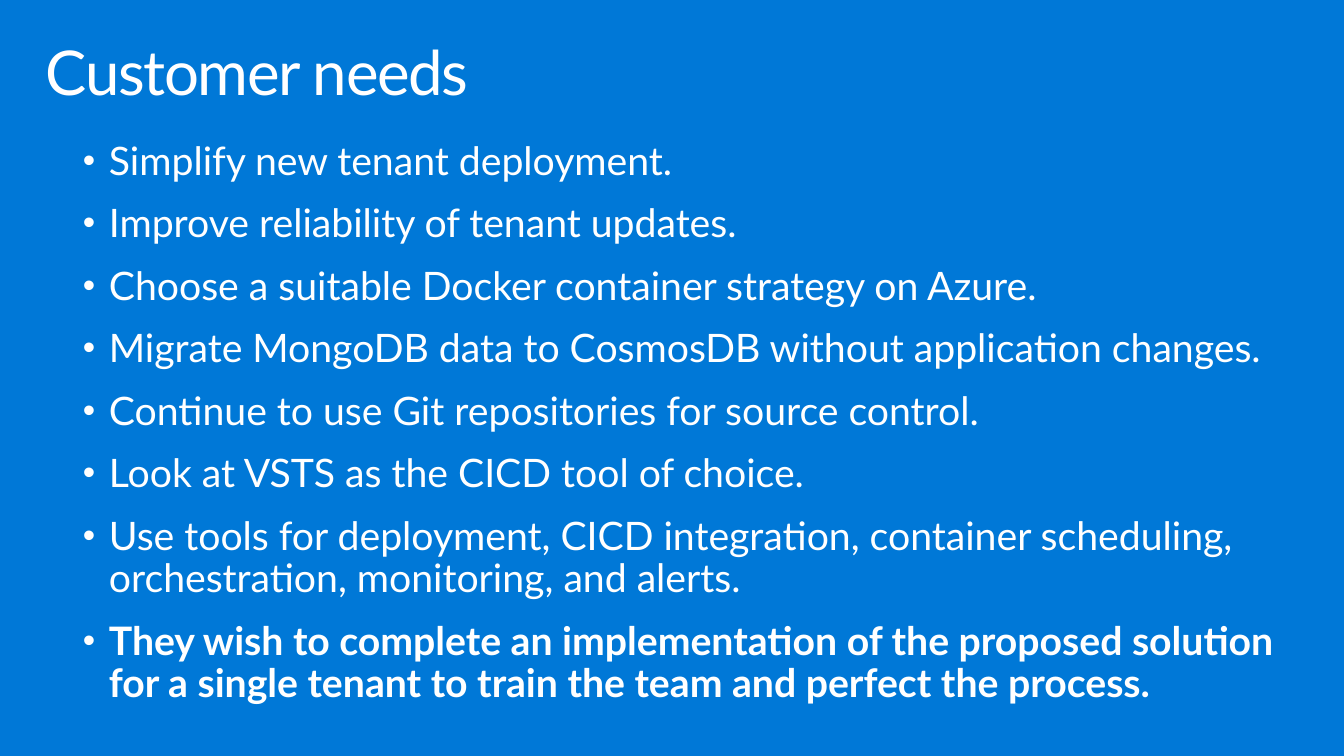
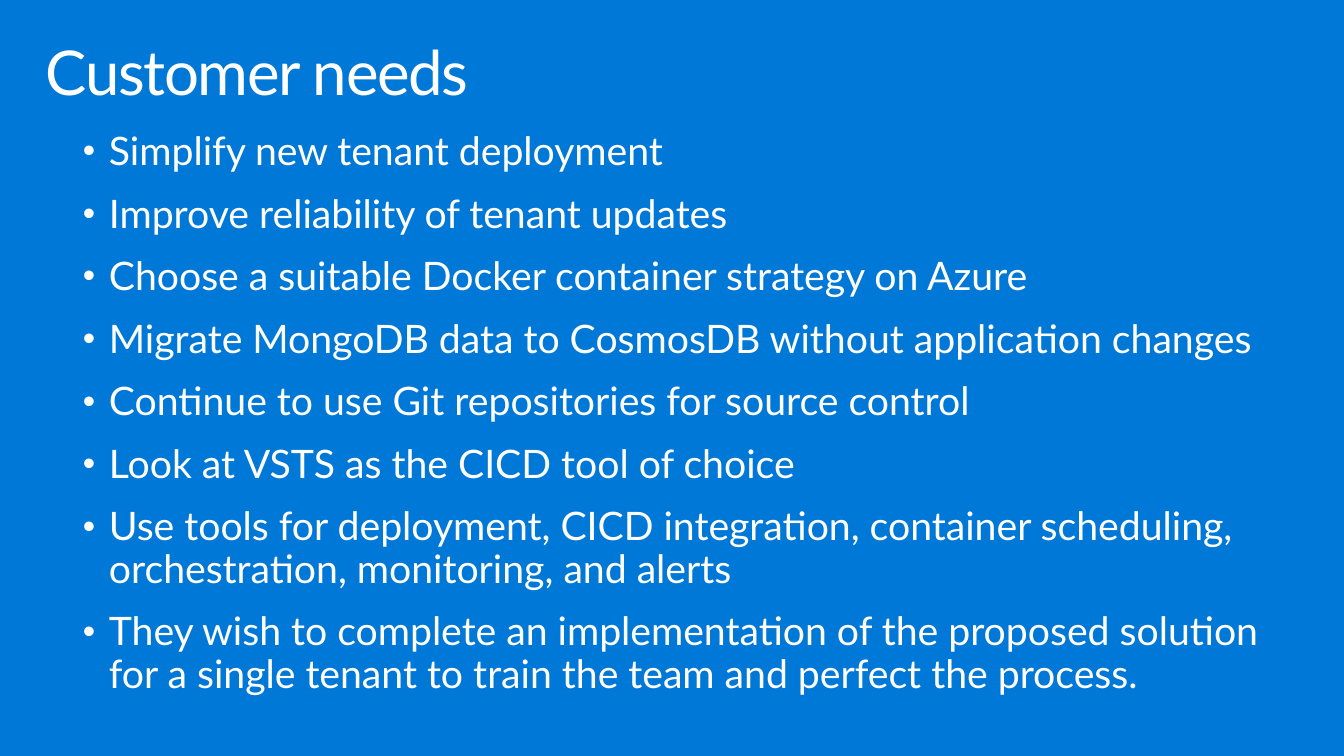
Before and after one commit to yaoshixin007/MCW-Containers-and-DevOps, a slide deck: slide 11 of WDS/Whiteboard design session trainer presentation - Containers and DevOps.pptx. Drawn at 1344x756 pixels with LibreOffice and Linux fonts; fonts in the diff are those of the drawing. Boxes give left, top, right and bottom in pixels: in the first picture for what was removed or moved away, otherwise in the second. Text is boxed around its words. In the diff, an @@ line names an element or a change of style, - is before the commit and + after.

```diff
--- a/WDS/Whiteboard design session trainer presentation - Containers and DevOps.pptx
+++ b/WDS/Whiteboard design session trainer presentation - Containers and DevOps.pptx
@@ text "Simplify new tenant deployment": place and size @@
-text "Simplify new tenant deployment" at (109, 146, 1273, 704)
+text "Simplify new tenant deployment" at (109, 136, 1258, 695)
@@ text at (109, 136, 1252, 590): text changed @@
-  • Simplify new tenant deployment.
-  • Improve reliability of tenant updates.
-  • Choose a suitable Docker container strategy on Azure.
-  • Migrate MongoDB data to CosmosDB without application changes.
-  • Continue to use Git repositories for source control.
-  • Look at VSTS as the CICD tool of choice.
-  • Use tools for deployment, CICD integration, container scheduling, orchestration, monitoring, and alerts.
+  • Simplify new tenant deployment
+  • Improve reliability of tenant updates
+  • Choose a suitable Docker container strategy on Azure
+  • Migrate MongoDB data to CosmosDB without application changes
+  • Continue to use Git repositories for source control
+  • Look at VSTS as the CICD tool of choice
+  • Use tools for deployment, CICD integration, container scheduling, orchestration, monitoring, and alerts
@@ text at (109, 616, 1258, 695): bold off in "They wish to complete an implementation of ..." @@
```
Also in this commit, not shown: 13 other slides changed.
